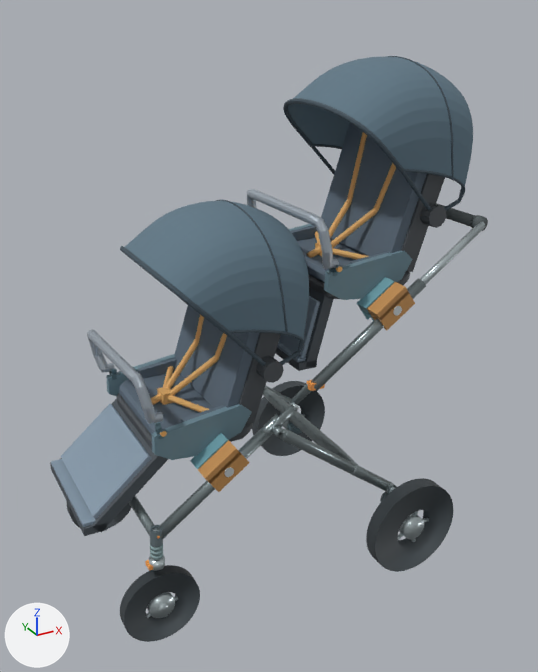
The glTF model models/double_cabin/D02_w650_state1_wheel_M.glb: old version first, new version second.
Before and after are seen from a 50 mm camera at (-0.409, -1.798, 1.602) aimed at (0.559, -0.038, 0.722). Every picture has the same lights, and +X, +Y and +Z are marked at lower left. The older version comes first. Where no turn or scale is listed for an object, it has been applied to the vertices. Vertices at exactly the same position are counted once.

Objects in the first picture: 'D02_Front', 'D02_Front_Backrest', 'D02_Front_Canopy', 'D02_Front_FullGuard', 'D02_Front_Legrest', 'D02_Front_Shell', 'D02_Front_ShoulderStraps', 'D02_Rear', 'D02_Rear_Backrest', 'D02_Rear_Canopy', 'D02_Rear_Legrest', 'D02_Rear_Shell', 'D02_Rear_ShoulderStraps', 'FL_tire.008', 'RL_tire.008' and 30 more.
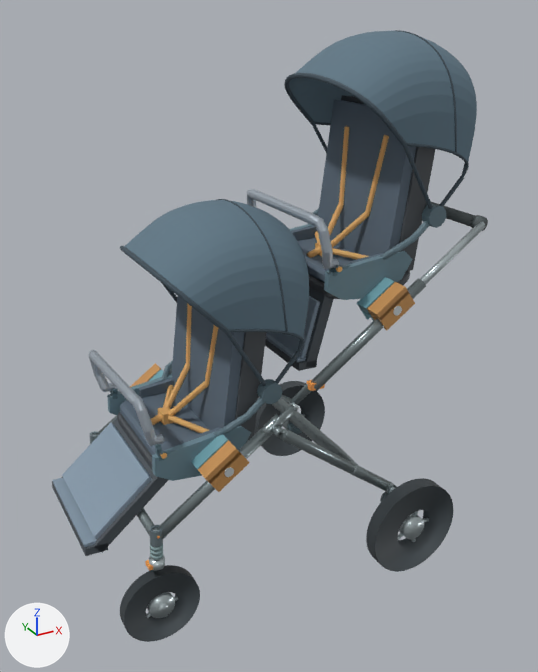
Location of each change, (x1, y1, x2, y2) in pixels of the pictures (538 x 672 px; the box of a moved part takes in the faces that stretch with it):
'D02_Rear_Canopy', reshaped (15% taller): before (283, 56, 473, 211); after (284, 30, 477, 209)
'D02_Front_Canopy', reshaped, moved (13% taller): before (120, 200, 309, 366); after (120, 199, 309, 386)
'D02_Rear_Backrest', turned: before (321, 123, 445, 272); after (318, 95, 436, 270)
'D02_Front_Legrest', moved: before (50, 398, 168, 536); after (52, 418, 168, 556)
'D02_Front_Backrest', moved, turned: before (174, 305, 281, 423); after (171, 296, 267, 441)
'D02_Front_Shell', moved: before (109, 356, 284, 458); after (110, 360, 283, 469)
'D02_Front', reshaped (6% shorter): before (106, 354, 252, 492); after (107, 363, 251, 492)
'D02_Front_FullGuard', moved: before (87, 330, 163, 424); after (88, 350, 164, 446)
'D02_Rear_ShoulderStraps', reshaped: before (328, 132, 396, 248); after (327, 127, 389, 248)
'D02_Front_ShoulderStraps', reshaped, moved: before (164, 315, 227, 396); after (164, 303, 218, 416)
part 1 of me_d02_front, moved or reshaped: before (106, 354, 175, 397); after (107, 374, 172, 415)
part 2 of me_d02_front, moved or reshaped: before (152, 404, 252, 460); after (152, 426, 251, 481)

Edits to the bpy script that builds the scene:
```text
Change me_d02_front:
    used by ob_d02_front; location = (0.301, 0.0, 0.475); rotation_euler = (0.0, 0.0442, 0.0), in degrees (0, 2.5, 0)
    remove me_d02_front.from_pydata(...)  # 308 vertices, 504 faces; spans x -0.174..0.11, y -0.296..0.296, z -0.049..0.145
    add me_d02_front.from_pydata(...)  # 308 vertices, 504 faces; spans x -0.174..0.11, y -0.296..0.296, z -0.049..0.08
    me_d02_front part 1: the loose piece of 14 vertices spanning x -0.174..0.11, y 0.181..0.201, z 0.018..0.145 is moved by (0.0, 0.0, -0.065)
    me_d02_front part 2: the loose piece of 14 vertices spanning x -0.174..0.11, y -0.201..-0.181, z 0.018..0.145 is moved by (0.0, 0.0, -0.065)
Change me_d02_front_canopy:
    remove me_d02_front_canopy.from_pydata(...)  # 1527 vertices, 2960 faces; spans x -0.129..0.309, y -0.24..0.24, z 0.317..0.732
    add me_d02_front_canopy.from_pydata(...)  # 1527 vertices, 2960 faces; spans x -0.126..0.312, y -0.24..0.24, z 0.319..0.799
    me_d02_front_canopy part 3: 1517 of 1527 vertices moved; they spanned x -0.129..0.309, y -0.24..0.24, z 0.317..0.732 and now span x -0.126..0.312, y -0.24..0.24, z 0.319..0.799; mean shift (0.003, 0.0, 0.066); largest move (0.254, 0.224, 0.351) -> (0.259, 0.224, 0.419)
Change me_d02_front_shoulderstraps:
    remove me_d02_front_shoulderstraps.from_pydata(...)  # 70 vertices, 128 faces; spans x -0.06..0.16, y -0.106..0.106, z 0.194..0.532
    add me_d02_front_shoulderstraps.from_pydata(...)  # 70 vertices, 128 faces; spans x -0.061..0.089, y -0.106..0.106, z 0.194..0.534
    me_d02_front_shoulderstraps part 4: 60 of 70 vertices moved; they spanned x -0.06..0.16, y -0.106..0.106, z 0.194..0.532 and now span x -0.061..0.089, y -0.106..0.106, z 0.194..0.534; mean shift (-0.038, 0.0, -0.003); largest move (0.146, 0.091, 0.532) -> (0.074, 0.091, 0.534)
Change me_d02_rear_canopy:
    remove me_d02_rear_canopy.from_pydata(...)  # 1527 vertices, 2960 faces; spans x -0.129..0.309, y -0.24..0.24, z 0.317..0.732
    add me_d02_rear_canopy.from_pydata(...)  # 1527 vertices, 2960 faces; spans x -0.126..0.312, y -0.24..0.24, z 0.319..0.799
    me_d02_rear_canopy part 5: 1517 of 1527 vertices moved; they spanned x -0.129..0.309, y -0.24..0.24, z 0.317..0.732 and now span x -0.126..0.312, y -0.24..0.24, z 0.319..0.799; mean shift (0.003, 0.0, 0.066); largest move (0.254, 0.224, 0.351) -> (0.259, 0.224, 0.419)
Change me_d02_rear_shoulderstraps:
    remove me_d02_rear_shoulderstraps.from_pydata(...)  # 70 vertices, 128 faces; spans x -0.06..0.16, y -0.106..0.106, z 0.194..0.532
    add me_d02_rear_shoulderstraps.from_pydata(...)  # 70 vertices, 128 faces; spans x -0.061..0.089, y -0.106..0.106, z 0.194..0.534
    me_d02_rear_shoulderstraps part 6: 60 of 70 vertices moved; they spanned x -0.06..0.16, y -0.106..0.106, z 0.194..0.532 and now span x -0.061..0.089, y -0.106..0.106, z 0.194..0.534; mean shift (-0.038, 0.0, -0.003); largest move (0.146, 0.091, 0.532) -> (0.074, 0.091, 0.534)
Change ob_d02_front_shell:
    ob_d02_front_shell.location: (0.0, 0.0, -0.085) -> (0.0, 0.0, -0.15)
Change ob_d02_front_fullguard:
    ob_d02_front_fullguard.location: (0.128, -0.198, 0.645) -> (0.125, -0.198, 0.58)
Change ob_d02_front_canopy:
    ob_d02_front_canopy.location: (0.297, 0.0, 0.39) -> (0.294, 0.0, 0.326)
Change ob_d02_front_legrest:
    ob_d02_front_legrest.location: (0.159, 0.0, 0.506) -> (0.156, 0.0, 0.441)
Change ob_d02_front_backrest:
    ob_d02_front_backrest.rotation_euler: (0.0, 0.0, 0.0) -> (0.0, -0.192, 0.0)  # degrees (0, 0, 0) -> degrees (0, -11, 0)
Change ob_d02_front_shoulderstraps:
    ob_d02_front_shoulderstraps.location: (0.297, 0.0, 0.39) -> (0.294, 0.0, 0.326)
Change ob_d02_rear_backrest:
    ob_d02_rear_backrest.rotation_euler: (0.0, 0.0, 0.0) -> (0.0, -0.192, 0.0)  # degrees (0, 0, 0) -> degrees (0, -11, 0)
```
